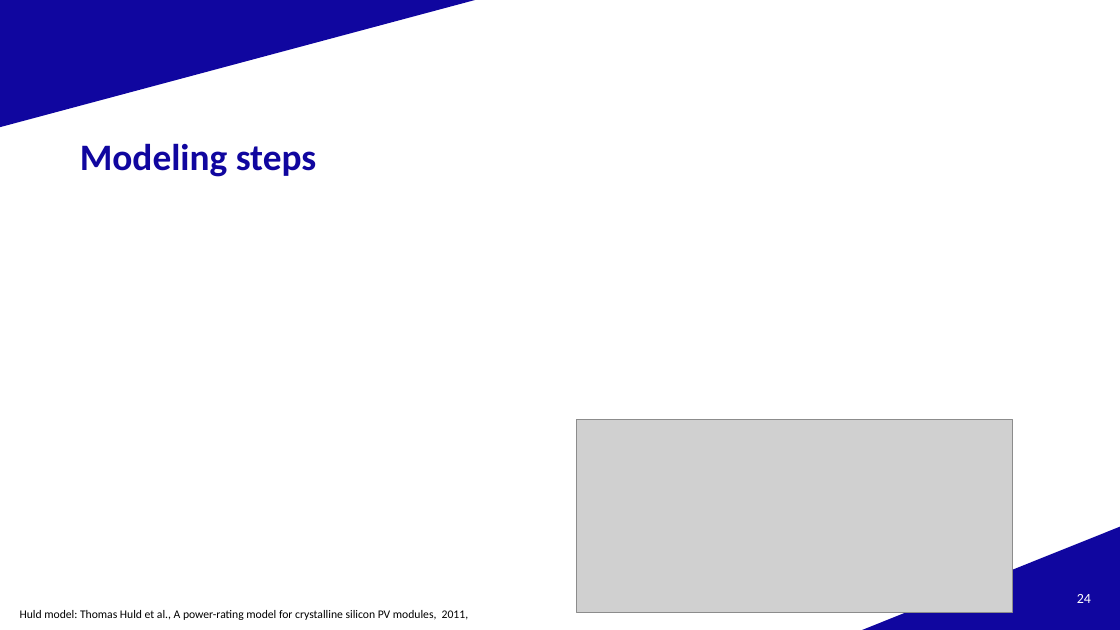
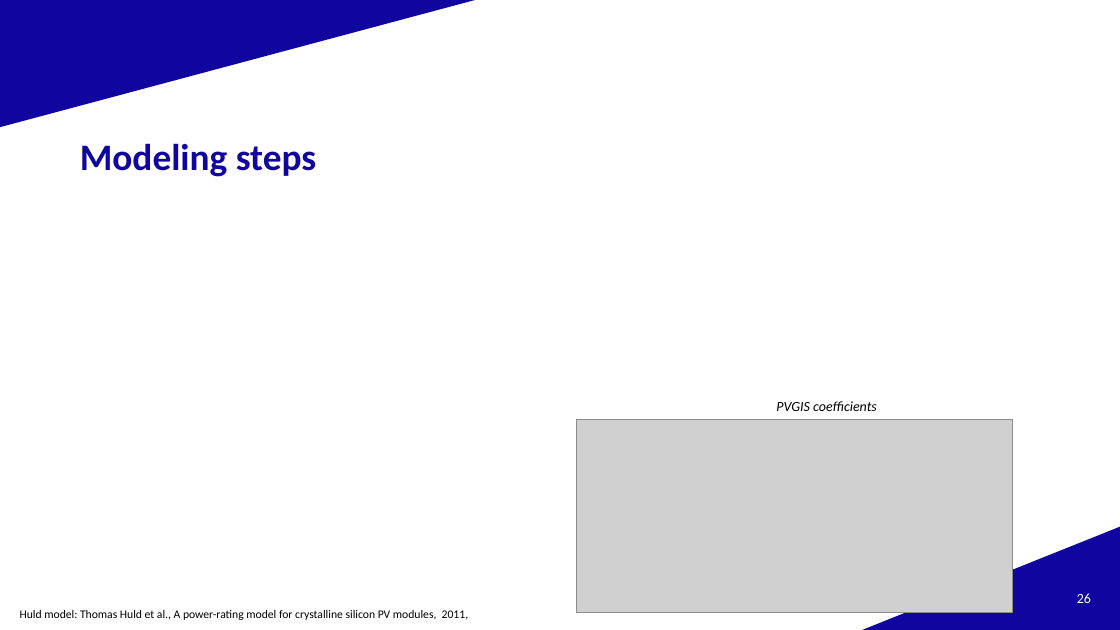
Before and after one commit to AlexandreHugoMathieu/pvfault_detection_solar_academy, a slide deck: slide 26 of slides/2024/slides_20241202.pptx (slide 24 before the commit). Drawn at 1120x630 pixels with LibreOffice and Linux fonts; fonts in the diff are those of the drawing; grey boxes stand for pictures; background and template pictures are left out. Boxes give left, top, right and bottom in pixels: in the first picture for what was removed or moved away, otherwise in the second. Text is boxed around its words. In the diff, an @@ line names an element or a change of style, - is before the commit and + after.

```diff
--- a/slides/2024/slides_20241202.pptx
+++ b/slides/2024/slides_20241202.pptx
@@ text added at (x1=776, y1=401, x2=877, y2=411), 12 pt, text #000000, italic @@
+PVGIS coefficients
@@ page number at (x1=1077, y1=593, x2=1091, y2=603): text changed @@
-24
+26
```
Also in this commit, not shown: 3 other slides changed, 2 slides added, 4 other files.
